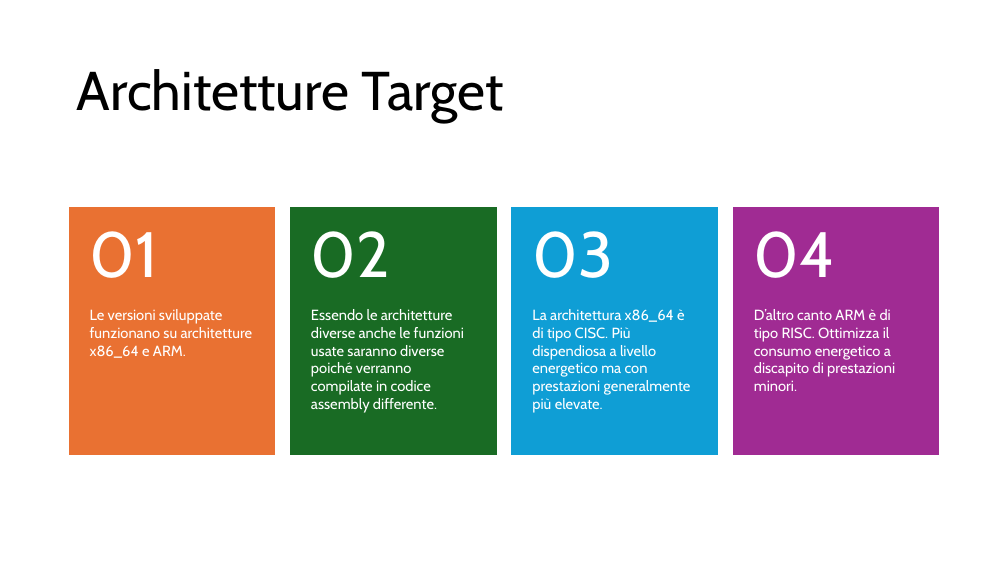
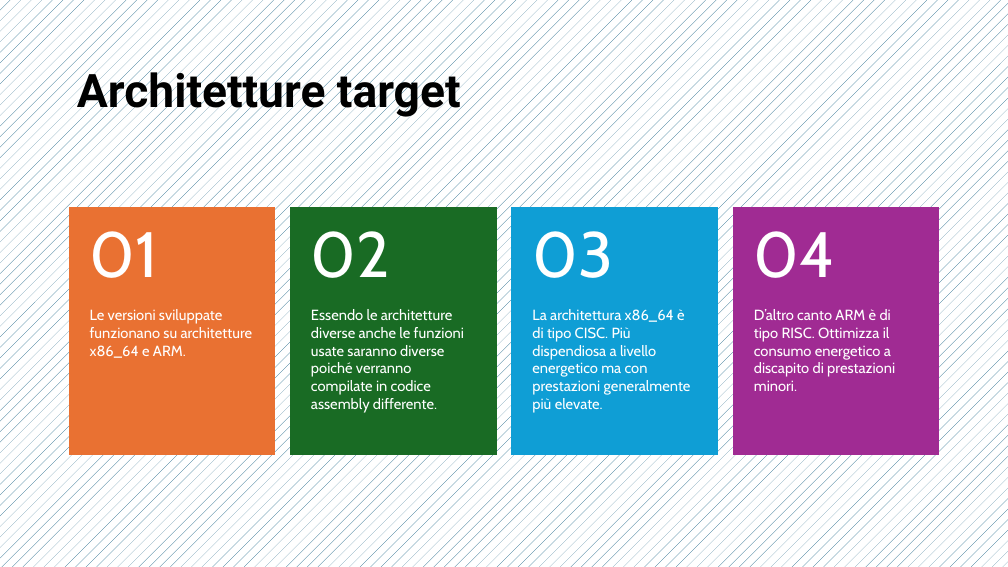
Before and after one commit to Ago19pc/keccak, a slide deck: slide 4 of PRESENTAZIONE.pptx. Drawn at 1008x567 pixels with LibreOffice and Linux fonts; fonts in the diff are those of the drawing. Boxes give left, top, right and bottom in pixels: in the first picture for what was removed or moved away, otherwise in the second. Text is boxed around its words. In the diff, an @@ line names an element or a change of style, - is before the commit and + after.

```diff
--- a/PRESENTAZIONE.pptx
+++ b/PRESENTAZIONE.pptx
@@ background #FFFFFF to pattern #156082 on #FFFFFF @@
@@ title at box(77, 65, 461, 118): text changed; size 52 to 44 pt; font Cabin to Roboto; bold on @@
-Architetture Target
+Architetture target
```
Also in this commit, not shown: 4 other slides changed, 1 slide added, 1 slide removed, 2 other files.
